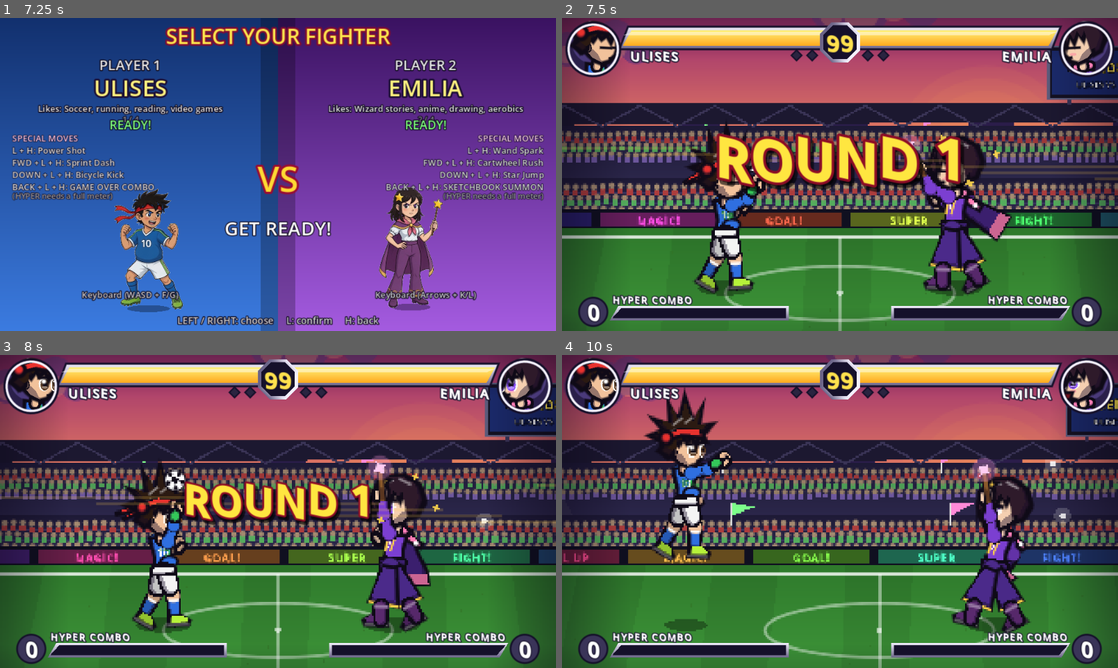
Above: before the commit, frames 1-4 (two rows, left to right).
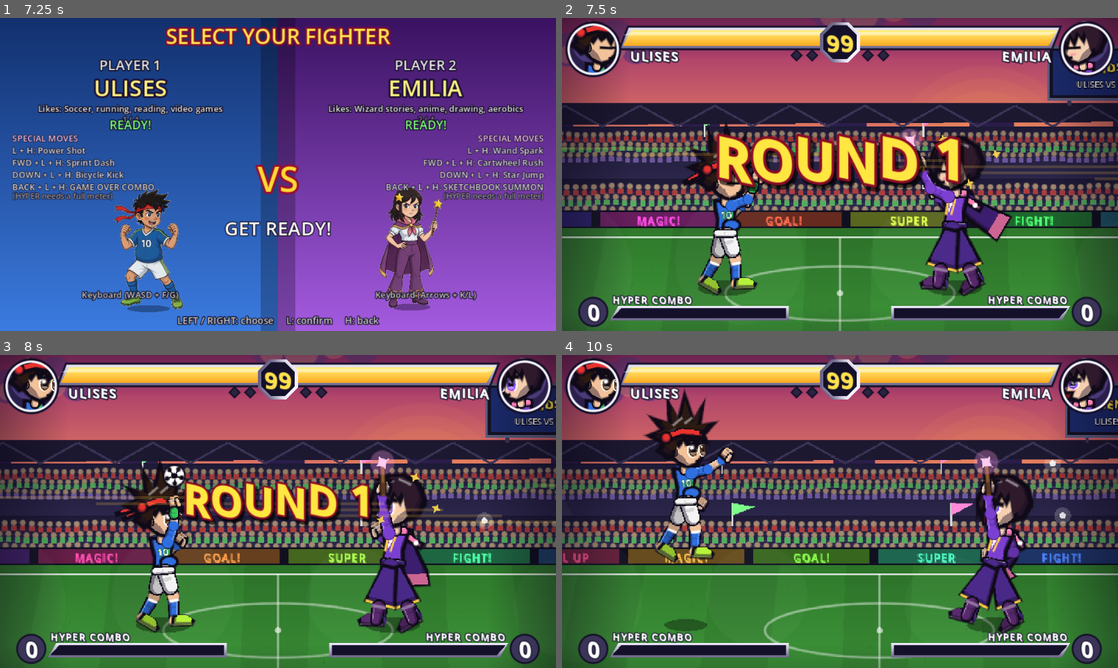
Above: after the commit, the same moments.

Repository: timoteoponce/fighting-game
Game: Godot game, scene res://scenes/main.tscn
The game is run twice, just before and just after one commit, with the same random seed, the same clock (stepped at 60 frames per second) and the same inputs.
Inputs:
- Up to frame 1 (7.25 s): tap Enter at 0.5, 4.35 s; hold D 0.53-1.28 s; tap F at 0.6, 6.6 s; hold S 1.28-2.03 s; tap G at 1.35 s; hold D 2.03-2.78 s; tap 1 at 2.1 s; hold W 2.78-3.53 s; tap K at 2.85 s; hold A 3.53-5.03 s; tap L at 3.6 s; hold S 5.03-5.78 s; tap Backspace at 5.1 s; hold D 5.78-6.53 s; tap R at 5.85 s; hold W from 6.53 s (still down)
- Up to frame 2 (7.5 s): release W at 7.28 s; hold D from 7.28 s (still down); tap G at 7.35 s
- Up to frame 3 (8 s): keep holding D
- Up to frame 4 (10 s): release D at 8.03 s; hold S 8.03-8.78 s; tap 1 at 8.1 s; hold A 8.78-9.53 s; tap K at 8.85 s; hold W from 9.53 s (still down); tap L at 9.6 s

Frame 1 is identical in both runs. In frame 2, 8.6% of the frame differs, in the area x 0-100%, y 2-100%; in frame 3, 9.6%; in frame 4, 11%.

Commit message:
Full high-res graphics overhaul, synthesized music, remove sprite system

Diff:
--- a/autoload/sfx.gd
+++ b/autoload/sfx.gd
@@ -205,7 +205,8 @@
 
 
 ## Tracks in music/ (ogg, wav, or mp3), next to the game or in the project.
-## They play in order, under the hits and the voices.
+## They play in order, under the hits and the voices. If no files exist,
+## a procedural chiptune loop is synthesized instead.
 func _start_music() -> void:
 	if "--test" in OS.get_cmdline_user_args():
 		return
@@ -219,12 +220,153 @@
 				_music_files.append(dir.path_join(name))
 	_music_files.sort()
 	if _music_files.is_empty():
+		_start_synth_music()
 		return
 	_music = AudioStreamPlayer.new()
 	_music.volume_db = -16.0
 	_music.finished.connect(_advance_music)
 	add_child(_music)
 	_play_music(0)
+
+
+# --- Procedural chiptune music ---------------------------------------------------
+
+const BPM := 140.0
+const BARS := 8
+const BEAT := 60.0 / BPM
+const STEP := BEAT / 4.0  # 16th notes
+const TOTAL_STEPS := BARS * 16
+const LOOP_DUR := TOTAL_STEPS * STEP
+
+# Note frequencies (Hz) for chiptune synthesis.
+const N_C3 := 130.81
+const N_D3 := 146.83
+const N_E3 := 164.81
+const N_F3 := 174.61
+const N_G3 := 196.0
+const N_A3 := 220.0
+const N_B3 := 246.94
+const N_C4 := 261.63
+const N_D4 := 293.66
+const N_E4 := 329.63
+const N_F4 := 349.23
+const N_G4 := 392.0
+const N_A4 := 440.0
+const N_B4 := 493.88
+const N_C5 := 523.25
+const N_D5 := 587.33
+const N_E5 := 659.25
+const N_G5 := 783.99
+const N_A5 := 880.0
+
+# I-V-vi-IV progression in C major.
+const PROG := [N_C3, N_G3, N_A3, N_F3]
+const PROG_BASS := [N_C3 * 0.5, N_G3 * 0.5, N_A3 * 0.5, N_F3 * 0.5]
+
+# Pentatonic melody patterns (scale degrees, 0 = rest).
+const MELODY_FIGHT := [
+	0, -1, 4, -1, 7, -1, 4, -1, 9, -1, 7, -1, 4, -1, 2, -1,
+	0, -1, 4, -1, 7, -1, 9, -1, 12, -1, 9, -1, 7, -1, 4, -1,
+	5, -1, 9, -1, 12, -1, 9, -1, 7, -1, 4, -1, 2, -1, 0, -1,
+	7, -1, 9, -1, 12, -1, 14, -1, 12, -1, 9, -1, 7, -1, 4, -1,
+]
+const MELODY_TITLE := [
+	0, -1, -1, -1, 4, -1, -1, -1, 7, -1, -1, -1, 4, -1, -1, -1,
+	5, -1, -1, -1, 9, -1, -1, -1, 7, -1, -1, -1, 4, -1, -1, -1,
+	0, -1, -1, -1, 4, -1, -1, -1, 7, -1, -1, -1, 9, -1, -1, -1,
+	5, -1, -1, -1, 4, -1, -1, -1, 2, -1, -1, -1, 0, -1, -1, -1,
+]
+
+var _synth_music: AudioStreamWAV
+var _synth_player: AudioStreamPlayer
+var _music_mode := "fight"
+
+
+func _start_synth_music() -> void:
+	_synth_music = _build_synth_loop()
+	_synth_player = AudioStreamPlayer.new()
+	_synth_player.volume_db = -16.0
+	_synth_player.stream = _synth_music
+	add_child(_synth_player)
+	_synth_player.play()
+
+
+func set_music_mode(mode: String) -> void:
+	_music_mode = mode
+	if _synth_player == null:
+		return
+	_synth_music = _build_synth_loop()
+	_synth_player.stream = _synth_music
+	_synth_player.play()
+
+
+func _build_synth_loop() -> AudioStreamWAV:
+	var n := int(LOOP_DUR * RATE)
+	var data := PackedByteArray()
+	data.resize(n * 2)
+	var raw := PackedFloat32Array()
+	raw.resize(n)
+	var melody: Array = MELODY_TITLE if _music_mode == "title" else MELODY_FIGHT
+	for i in n:
+		var t := float(i) / RATE
+		var step_f := t / STEP
+		var step_i := int(step_f) % TOTAL_STEPS
+		var bar := step_i / 16
+		var chord_idx := bar % 4
+		var bass_note: float = PROG_BASS[chord_idx]
+		var mel_note: float = 0.0
+		if step_i < melody.size():
+			var deg: int = melody[step_i]
+			if deg >= 0:
+				mel_note = _pentatonic(deg)
+		# Bass: square wave, 8th notes.
+		var bass_on := step_i % 2 == 0
+		var bass_sig := 0.0
+		if bass_on:
+			var bass_phase := fmod(t * bass_note, 1.0)
+			bass_sig = (1.0 if bass_phase < 0.5 else -1.0) * 0.25
+		# Lead: pulse wave, 16th notes with envelope.
+		var mel_sig := 0.0
+		if mel_note > 0.0:
+			var mel_phase := fmod(t * mel_note, 1.0)
+			var pulse := 1.0 if mel_phase < 0.4 else -0.6
+			var mel_env := minf(1.0, (step_f - step_i) * 8.0) * (1.0 - (step_f - step_i) * 0.5)
+			mel_sig = pulse * 0.18 * mel_env
+		# Drums.
+		var kick_sig := 0.0
+		if step_i % 8 == 0:
+			var kick_t := fmod(t, BEAT * 2.0)
+			if kick_t < 0.08:
+				var kick_phase := kick_t / 0.08
+				kick_sig = sin(TAU * (140.0 - 100.0 * kick_phase) * kick_t) * (1.0 - kick_phase) * 0.5
+		var snare_sig := 0.0
+		if step_i % 16 == 8:
+			var snare_t := fmod(t, BEAT * 2.0)
+			if snare_t < 0.06:
+				var snare_phase := snare_t / 0.06
+				snare_sig = (randf_range(-1.0, 1.0) * 0.5 + (1.0 if snare_phase < 0.5 else -1.0) * 0.3) * (1.0 - snare_phase) * 0.3
+		var hihat_sig := 0.0
+		if step_i % 4 == 2:
+			var hihat_t := fmod(t, BEAT * 0.5)
+			if hihat_t < 0.03:
+				var hihat_phase := hihat_t / 0.03
+				hihat_sig = randf_range(-1.0, 1.0) * (1.0 - hihat_phase) * 0.12
+		raw[i] = bass_sig + mel_sig + kick_sig + snare_sig + hihat_sig
+	for i in n:
+		data.encode_s16(i * 2, int(clampf(raw[i], -1.0, 1.0) * 32767.0))
+	var w := AudioStreamWAV.new()
+	w.format = AudioStreamWAV.FORMAT_16_BITS
+	w.mix_rate = RATE
+	w.stereo = false
+	w.data = data
+	return w
+
+
+func _pentatonic(degree: int) -> float:
+	var scale := [N_C4, N_D4, N_E4, N_G4, N_A4, N_C5, N_D5, N_E5, N_G5, N_A5]
+	var octave := degree / scale.size()
+	var idx := degree % scale.size()
+	return scale[idx] * pow(2.0, octave)
 
 
 func _advance_music() -> void:
--- a/characters/emilia.gd
+++ b/characters/emilia.gd
@@ -190,6 +190,8 @@
 
 
 func draw_props(r: FighterRenderer, s: Dictionary) -> void:
+	if r.prop == "":
+		return
 	var hand: Vector2 = s["hand_f"]
 	var d: Vector2 = (hand - s["elb_f"]).normalized()
 	var tip := hand + d * 22.0
--- a/characters/ulises.gd
+++ b/characters/ulises.gd
@@ -168,8 +168,8 @@
 
 
 func draw_props(r: FighterRenderer, s: Dictionary) -> void:
-	# Wristband.
-	r.part(s["elb_f"].lerp(s["hand_f"], 0.55), s["elb_f"].lerp(s["hand_f"], 0.7), 7.5, 7.0, r.colors["accent"])
+	if r.prop != "":
+		r.part(s["elb_f"].lerp(s["hand_f"], 0.55), s["elb_f"].lerp(s["hand_f"], 0.7), 7.5, 7.0, r.colors["accent"])
 	match r.prop:
 		"ball":
 			if r.prop_t < 12:
--- a/project.godot
+++ b/project.godot
@@ -21,8 +21,8 @@
 window/size/mode=3
 window/size/viewport_width=640
 window/size/viewport_height=360
-window/size/window_width_override=1280
-window/size/window_height_override=720
+window/size/window_width_override=1920
+window/size/window_height_override=1080
 window/stretch/mode="canvas_items"
 window/stretch/aspect="keep"
 
--- a/scripts/fight/fight.gd
+++ b/scripts/fight/fight.gd
@@ -4,10 +4,10 @@
 
 const STAGE_W := 1000.0
 const ZOOM := 1.2
-## The world renders into a low-res buffer (KOF-98 style pixels), shown at an
-## exact integer scale. PIXEL = buffer size / logical 640x360 screen.
-const PIXEL := 0.5
-const BUFFER_SIZE := Vector2i(320, 180)
+## The world renders at full logical resolution (640x360) with no pixelation.
+## PIXEL = buffer size / logical screen size.
+const PIXEL := 1.0
+const BUFFER_SIZE := Vector2i(640, 360)
 const HALF_VIEW := 320.0 / ZOOM
 const BASE_CAM_Y := 342.0 - 180.0 / ZOOM  # ground sits near the bottom of the screen
 const WALL := 24.0
--- a/scripts/fight/painted_fighter.gd
+++ /dev/null
@@ -1,152 +0,0 @@
-class_name PaintedFighter
-extends Node2D
-## Whole painted poses, swapped with the fighter's state. The drawings are not
-## bent. A walk is two steps, a jump is a jump picture, a hit is a hit picture.
-
-
-## Move id -> file in art/gameplay/<character>/, when that special was drawn.
-const MOVE_FILE := {
-	"power shot": "shot",
-	"sprint dash": "sprint",
-	"bicycle kick": "bicycle",
-	"wand spark": "spark",
-	"cartwheel rush": "rush",
-	"star jump": "star",
-	"chest pass": "pass",
-	"fast break": "break",
-	"crybaby flood": "cry",
-	"bark blast": "bark",
-	"puppy dash": "dash",
-	"moon howl": "howl",
-}
-
-## Poses every fighter tries to load. Missing ones fall back down the list in _key.
-const POSE_FILES := [
-	"idle", "walk_a", "walk_b", "crouch", "block", "jump", "strike", "hit", "down", "back",
-	"shot", "sprint", "bicycle", "spark", "rush", "star", "pass", "break", "cry", "bark", "dash", "howl",
-]
-
-const HEIGHT := 168.0
-
-var fighter: Fighter
-var _tex := {}
-
-
-func setup(f: Fighter) -> void:
-	fighter = f
-	texture_filter = CanvasItem.TEXTURE_FILTER_LINEAR
-	var id := f.def.id
-	for pose_name in POSE_FILES:
-		var path := "res://art/gameplay/%s/%s.png" % [id, pose_name]
-		if ResourceLoader.exists(path):
-			_tex[pose_name] = load(path)
-
-
-func has_art() -> bool:
-	return _tex.has("idle")
-
-
-func _process(_dt: float) -> void:
-	if fighter == null or not is_instance_valid(fighter):
-		return
-	visible = has_art() and fighter.visible
-	z_index = 2 if fighter.position.y < Fighter.GROUND_Y - 1.0 else 1
-	queue_redraw()
-
-
-func _key() -> String:
-	var key := "idle"
-	match fighter.state:
-		Fighter.S.WALK, Fighter.S.DASH:
-			key = _walk_key()
-		Fighter.S.BACKDASH:
-			key = "back" if _tex.has("back") else "walk_a"
-		Fighter.S.CROUCH:
-			key = "crouch"
-		Fighter.S.BLOCK:
-			key = "block" if _tex.has("block") else "crouch"
-		Fighter.S.JUMP:
-			key = "jump"
-		Fighter.S.LAUNCHED:
-			key = "hit" if fighter.vel.y > 2.0 and _tex.has("hit") else "jump"
-		Fighter.S.ATTACK:
-			key = _attack_key()
-		Fighter.S.HITSTUN, Fighter.S.THROWN:
-			key = "hit"
-		Fighter.S.KNOCKDOWN, Fighter.S.KO:
-			key = "down" if _tex.has("down") else "hit"
-		Fighter.S.GETUP:
-			key = "crouch"
-		Fighter.S.THROW:
-			key = "strike"
-		_:
-			key = "idle"
-	if not _tex.has(key):
-		key = "idle"
-	return key
-
-
-func _walk_key() -> String:
-	# Two drawn steps, held for 8 frames each. A fighter with only one step
-	# drawing flips it for the other step.
-	var phase := int(fighter.sf / 8) % 2
-	if phase == 1 and _tex.has("walk_b"):
-		return "walk_b"
-	if _tex.has("walk_a"):
-		return "walk_a"
-	return "idle"
-
-
-func _attack_key() -> String:
-	if fighter.move != null:
-		var file: String = MOVE_FILE.get(fighter.move.id, "")
-		if file != "" and _tex.has(file):
-			return file
-		# A rising special with no picture of its own uses the jump drawing.
-		if (fighter.move.air or fighter.move.rise_vel != Vector2.ZERO) and _tex.has("jump"):
-			return "jump"
-		if fighter.move.crouch and _tex.has("crouch"):
-			return "crouch"
-	if _tex.has("strike"):
-		return "strike"
-	return "idle"
-
-
-func _extra_flip() -> bool:
-	if not (fighter.state == Fighter.S.WALK or fighter.state == Fighter.S.DASH):
-		return false
-	if _tex.has("walk_b"):
-		return false
-	return int(fighter.sf / 8) % 2 == 1
-
-
-func _draw() -> void:
-	if fighter == null or fighter.fight == null or not _tex.has("idle"):
-		return
-	var key := _key()
-	var tex: Texture2D = _tex[key]
-	var zoom_k := fighter.fight.cam_z / Fight.ZOOM
-	var tw := float(tex.get_width())
-	var th := float(tex.get_height())
-	var h := HEIGHT * fighter.def.size * zoom_k
-	var w := h * tw / th
-	var cap := 280.0 * zoom_k
-	if key == "down" or w > cap:
-		w = minf(w, cap)
-		h = w * th / tw
-	var feet := fighter.fight.world_to_screen(fighter.position + fighter.renderer.position)
-	# The lowest pixel of a cropped drawing sits on the floor, including a knockdown.
-	var ay := 0.97 if key == "down" else 0.98
-	var flip := fighter.renderer.scale.x < 0.0
-	if _extra_flip():
-		flip = not flip
-	var origin := feet - Vector2(w * 0.5, h * ay)
-	var sx := w / tw
-	var sy := h / th
-	if flip:
-		origin.x += w
-		sx = -sx
-	var tint := Color(1.5, 1.5, 1.5) if fighter.flash > 0 else Color.WHITE
-	draw_set_transform(origin, 0.0, Vector2(sx, sy))
-	draw_texture(tex, Vector2.ZERO, tint)
-	draw_set_transform(Vector2.ZERO, 0.0, Vector2.ONE)
--- a/scripts/fight/stage.gd
+++ b/scripts/fight/stage.gd
@@ -112,15 +112,20 @@
 		if i % 2 == 0:
 			draw_colored_polygon(PackedVector2Array([Vector2(-300 + i * 64, 244), Vector2(-236 + i * 64, 244),
 				Vector2(-236 + i * 64 + (i - 13) * 8, 444), Vector2(-300 + i * 64 + (i - 13) * 8, 444)]), Color(0, 0, 0, 0.07))
-	draw_line(Vector2(-300, 252), Vector2(1300, 252), Color(1, 1, 1, 0.8), 3.0)
-	draw_line(Vector2(500, 252), Vector2(500, 444), Color(1, 1, 1, 0.45), 3.0)
-	draw_polyline(_closed(FighterRenderer.ellipse_pts(Vector2(500, 306), 110, 26, 0.0, 48)), Color(1, 1, 1, 0.45), 3.0, true)
+	draw_line(Vector2(-300, 252), Vector2(1300, 252), Color(1, 1, 1, 0.8), 2.0)
+	draw_line(Vector2(500, 252), Vector2(500, 444), Color(1, 1, 1, 0.45), 2.0)
+	draw_polyline(_closed(FighterRenderer.ellipse_pts(Vector2(500, 306), 110, 26, 0.0, 48)), Color(1, 1, 1, 0.45), 2.0, true)
 	draw_circle(Vector2(500, 306), 3.0, Color(1, 1, 1, 0.6))
 	for gx in [70.0, 930.0]:
 		_goal(Vector2(gx, 252), -1.0 if gx < 500.0 else 1.0)
 	for i in 60:
 		var p := Vector2(fmod(i * 131.7, 1600.0) - 300.0, 256.0 + fmod(i * 71.3, 120.0))
-		draw_line(p, p + Vector2(1, -3), Color(0.2, 0.45, 0.15, 0.6), 1.0)
+		draw_line(p, p + Vector2(1, -3), Color(0.2, 0.45, 0.15, 0.6), 0.8)
+	# Ground fog/haze.
+	for i in 8:
+		var fx := -200.0 + i * 200.0 + sin(t * 0.3 + i) * 30.0
+		var fy := 280.0 + sin(t * 0.5 + i * 1.3) * 8.0
+		draw_circle(Vector2(fx, fy), 60.0 + sin(t * 0.4 + i) * 15.0, Color(1, 1, 1, 0.03))
 
 
 func _cloud(c: Vector2, s: float) -> void:
@@ -255,7 +260,7 @@
 	draw_rect(Rect2(-300, 282, 1600, 3), Color(1, 1, 1, 0.12))
 	var mc := Vector2(500, 318)
 	for i in 3:
-		draw_polyline(_closed(FighterRenderer.ellipse_pts(mc, 240.0 - i * 40.0, 28.0 - i * 5.0, 0.0, 64)), Color(1, 0.45, 0.85, 0.35 - i * 0.08), 2.0, true)
+		draw_polyline(_closed(FighterRenderer.ellipse_pts(mc, 240.0 - i * 40.0, 28.0 - i * 5.0, 0.0, 64)), Color(1, 0.45, 0.85, 0.35 - i * 0.08), 1.5, true)
 	for i in 16:
 		var a := TAU * i / 16.0 + t * 0.3
 		var p := mc + Vector2(cos(a) * 220.0, sin(a) * 25.0)
@@ -264,6 +269,16 @@
 		var sx := fmod(i * 83.0 + t * 10.0, 1400.0) - 200.0
 		var sy := 60.0 + fmod(i * 47.0, 220.0) + sin(t + i) * 8.0
 		draw_colored_polygon(FighterRenderer.star_pts(Vector2(sx, sy), 3.0, 1.2, 4, t), Color(1, 0.85, 1, 0.3 + 0.3 * sin(t * 3.0 + i)))
+	# Dust motes in light beams.
+	for i in 12:
+		var dx := 350.0 + fmod(i * 173.0 + t * 8.0, 300.0)
+		var dy := 100.0 + fmod(i * 97.0, 180.0) + sin(t * 0.8 + i) * 10.0
+		draw_circle(Vector2(dx, dy), 1.2, Color(1, 0.95, 0.8, 0.4 + 0.3 * sin(t * 2.0 + i)))
+	# Ground fog/haze.
+	for i in 6:
+		var fx := -100.0 + i * 250.0 + sin(t * 0.25 + i) * 40.0
+		var fy := 300.0 + sin(t * 0.4 + i * 1.5) * 6.0
+		draw_circle(Vector2(fx, fy), 50.0 + sin(t * 0.3 + i) * 12.0, Color(0.6, 0.5, 1, 0.04))
 
 
 func _bookshelf(pos: Vector2, seed: int) -> void:
--- a/scripts/fighter/fighter_renderer.gd
+++ b/scripts/fighter/fighter_renderer.gd
@@ -16,11 +16,12 @@
 const NECK := 4.0
 const UPPER := 15.0
 const FORE := 14.0
+const WRIST := 4.0
+const ANKLE := 3.5
 const HEAD := 11.0
 const HEAD_SCALE := 1.45  # default head size; each character sets its own in `CharacterDef.head_scale`
-## Ink line weight around every limb and shape. Thick lines are what make it
-## read as a cartoon rather than a painted figure at 320x180.
-const INK := 2.4
+## Ink line weight around every limb and shape. Thinner at full resolution.
+const INK := 1.2
 
 const POSES := {
 	"idle": {"lean": 6, "head": 0, "arm_f": 30, "elb_f": 80, "arm_b": 45, "elb_b": 95,
@@ -49,6 +50,8 @@
 	"thrown": {"lean": -20, "head": -16, "arm_f": 150, "elb_f": 20, "arm_b": 165, "elb_b": 25,
 		"leg_f": 30, "knee_f": 40, "leg_b": -12, "knee_b": 30},
 	"intro": {},
+	"walk": {"lean": 8, "head": -2, "arm_f": 40, "elb_f": 70, "arm_b": 55, "elb_b": 85,
+		"leg_f": 30, "knee_f": 25, "leg_b": -20, "knee_b": 18, "hip": -42, "ground": 1},
 }
 
 var def: CharacterDef
@@ -195,23 +198,27 @@
 	s["hip_f"] = perp * 2.0
 	s["hip_b"] = -perp * 2.0
 	s["knee_f"] = s["hip_f"] + dir(p["leg_f"]) * THIGH
-	s["foot_f"] = s["knee_f"] + dir(p["leg_f"] - p["knee_f"]) * SHIN
+	s["ankle_f"] = s["knee_f"] + dir(p["leg_f"] - p["knee_f"]) * SHIN
+	s["foot_f"] = s["ankle_f"] + dir(p["leg_f"] - p["knee_f"] + 90.0) * ANKLE
 	s["knee_b"] = s["hip_b"] + dir(p["leg_b"]) * THIGH
-	s["foot_b"] = s["knee_b"] + dir(p["leg_b"] - p["knee_b"]) * SHIN
+	s["ankle_b"] = s["knee_b"] + dir(p["leg_b"] - p["knee_b"]) * SHIN
+	s["foot_b"] = s["ankle_b"] + dir(p["leg_b"] - p["knee_b"] + 90.0) * ANKLE
 	s["neck"] = up * TORSO
 	# Torso twist: a reaching front arm drags its shoulder forward, the back one pulls away.
 	var twist := clampf((float(p["arm_f"]) - 45.0) / 50.0, -0.6, 1.0)
 	s["sh_f"] = up * (TORSO - 3.0 - absf(twist) * 1.5) + perp * (1.5 + twist * 4.0)
 	s["sh_b"] = up * (TORSO - 2.5) - perp * (3.0 + twist * 2.0)
 	s["elb_f"] = s["sh_f"] + dir(p["arm_f"]) * UPPER
-	s["hand_f"] = s["elb_f"] + dir(p["arm_f"] + p["elb_f"]) * FORE
+	s["wrist_f"] = s["elb_f"] + dir(p["arm_f"] + p["elb_f"]) * FORE
+	s["hand_f"] = s["wrist_f"] + dir(p["arm_f"] + p["elb_f"] + 15.0) * WRIST
 	s["elb_b"] = s["sh_b"] + dir(p["arm_b"]) * UPPER
-	s["hand_b"] = s["elb_b"] + dir(p["arm_b"] + p["elb_b"]) * FORE
+	s["wrist_b"] = s["elb_b"] + dir(p["arm_b"] + p["elb_b"]) * FORE
+	s["hand_b"] = s["wrist_b"] + dir(p["arm_b"] + p["elb_b"] + 15.0) * WRIST
 	var head_ang := lean * 0.5 + deg_to_rad(float(p["head"]))
 	s["head"] = s["neck"] + up.rotated(head_ang - lean) * (NECK + HEAD * 0.8 * hs)
 	var rot := deg_to_rad(float(p["rot"]))
-	var pts := ["hip", "hip_f", "hip_b", "knee_f", "foot_f", "knee_b", "foot_b", "neck", "sh_f", "sh_b",
-		"elb_f", "hand_f", "elb_b", "hand_b", "head"]
+	var pts := ["hip", "hip_f", "hip_b", "knee_f", "ankle_f", "foot_f", "knee_b", "ankle_b", "foot_b",
+		"neck", "sh_f", "sh_b", "elb_f", "wrist_f", "hand_f", "elb_b", "wrist_b", "hand_b", "head"]
 	for k in pts:
 		s[k] = (s[k] as Vector2).rotated(rot)
 	var offset := Vector2(0, float(p["hip"]))
@@ -245,29 +252,36 @@
 		_draw_head(s)
 		return
 	var b := def.build  # limb thickness: skinny < 1 < chunky
+	var open := expr == "happy" or expr == "smug"
 	def.draw_behind(self, s)
 	_smears(s)
 	# Back arm and leg: darker, they're further away.
 	part(s["sh_b"], s["elb_b"], 8.0 * b, 7.0 * b, dk(c["sleeve"]))
-	part(s["elb_b"], s["hand_b"], 6.5 * b, 5.5 * b, dk(c["forearm"]))
+	part(s["elb_b"], s["wrist_b"], 6.5 * b, 5.5 * b, dk(c["forearm"]))
 	_weld_arm(s, "b", b, dk(c["sleeve"]))
-	fist(s["hand_b"], dk(c["hands"]), s["hand_b"] - s["elb_b"])
+	if open:
+		open_hand(s["hand_b"], dk(c["hands"]), s["hand_b"] - s["wrist_b"])
+	else:
+		fist(s["hand_b"], dk(c["hands"]), s["hand_b"] - s["wrist_b"])
 	part(s["hip_b"], s["knee_b"], 11.0 * b, 8.5 * b, dk(c["pants"]))
-	part(s["knee_b"], s["foot_b"], 8.5 * b, 6.5 * b, dk(c["legs"]))
+	part(s["knee_b"], s["ankle_b"], 8.5 * b, 6.5 * b, dk(c["legs"]))
 	_weld_leg(s, "b", b, dk(c["pants"]))
 	shoe(s["foot_b"], s["foot_dir_b"], dk(c["shoes"]))
 	torso(s)
 	def.draw_torso(self, s)
 	part(s["hip_f"], s["knee_f"], 11.0 * b, 8.5 * b, c["pants"])
-	part(s["knee_f"], s["foot_f"], 8.5 * b, 6.5 * b, c["legs"])
+	part(s["knee_f"], s["ankle_f"], 8.5 * b, 6.5 * b, c["legs"])
 	_weld_leg(s, "f", b, c["pants"])
 	shoe(s["foot_f"], s["foot_dir_f"], c["shoes"])
 	def.draw_over_legs(self, s)
 	_draw_head(s)
 	part(s["sh_f"], s["elb_f"], 8.0 * b, 7.0 * b, c["sleeve"])
-	part(s["elb_f"], s["hand_f"], 6.5 * b, 5.5 * b, c["forearm"])
+	part(s["elb_f"], s["wrist_f"], 6.5 * b, 5.5 * b, c["forearm"])
 	_weld_arm(s, "f", b, c["sleeve"])
-	fist(s["hand_f"], c["hands"], s["hand_f"] - s["elb_f"])
+	if open:
+		open_hand(s["hand_f"], c["hands"], s["hand_f"] - s["wrist_f"])
+	else:
+		fist(s["hand_f"], c["hands"], s["hand_f"] - s["wrist_f"])
 	def.draw_props(self, s)
 	_draw_emotes(s)
 
@@ -366,9 +380,8 @@
 					]), col, 1.3, true)
 
 
-## Motion smear: a translucent streak from where a fast limb was last frame to
-## where it is now. Two frames of a hard kick read as one continuous arc instead
-## of two disconnected legs — the cheapest big win in hand-drawn animation.
+## Motion smear: translucent streaks trailing fast limbs. Multiple frames of a
+## hard kick read as one continuous arc instead of disconnected legs.
 func _smears(s: Dictionary) -> void:
 	if prev_sk.is_empty():
 		return
@@ -382,7 +395,10 @@
 			continue
 		var w: float = 7.0 if joint.begins_with("foot") else 5.5
 		var fade := clampf(d.length() / 40.0, 0.18, 0.5)
-		draw_colored_polygon(capsule_pts(a, b, w * 0.35, w * 0.6), Color(1, 1, 1, fade * 0.55))
+		# Two trailing ghosts at different opacities for a smoother arc.
+		var mid := a.lerp(b, 0.5)
+		draw_colored_polygon(capsule_pts(a, mid, w * 0.3, w * 0.5), Color(1, 1, 1, fade * 0.35))
+		draw_colored_polygon(capsule_pts(mid, b, w * 0.35, w * 0.6), Color(1, 1, 1, fade * 0.55))
 
 
 func _draw_head(s: Dictionary) -> void:
@@ -401,8 +417,8 @@
 
 static func head_shape() -> PackedVector2Array:
 	var pts := PackedVector2Array()
-	for i in 13:
-		var a := deg_to_rad(160.0 + 200.0 * i / 12.0)
+	for i in 20:
+		var a := deg_to_rad(160.0 + 200.0 * i / 19.0)
 		pts.append(Vector2(cos(a), sin(a)) * HEAD + Vector2(0, -3))
 	pts.append_array(PackedVector2Array([Vector2(11.6, 1.5), Vector2(10.5, 5.5), Vector2(7, 9.5), Vector2(3, 10.8),
 		Vector2(-1, 9.5), Vector2(-5, 6.5), Vector2(-8.5, 3)]))
@@ -431,10 +447,10 @@
 	var d := b - a
 	var base := d.angle() if d.length_squared() > 0.0001 else PI * 0.5
 	var pts := PackedVector2Array()
-	for i in 7:
-		pts.append(b + Vector2.from_angle(base + PI * 0.5 - PI * i / 6.0) * r2)
-	for i in 7:
-		pts.append(a + Vector2.from_angle(base - PI * 0.5 - PI * i / 6.0) * r1)
+	for i in 10:
+		pts.append(b + Vector2.from_angle(base + PI * 0.5 - PI * i / 9.0) * r2)
+	for i in 10:
+		pts.append(a + Vector2.from_angle(base - PI * 0.5 - PI * i / 9.0) * r1)
 	return pts
 
 
@@ -446,14 +462,16 @@
 func _weld_arm(s: Dictionary, side: String, b: float, col: Color) -> void:
 	weld(s["elb_" + side], 3.5 * b, col)
 	weld(s["sh_" + side], 4.0 * b, col)
+	weld(s["wrist_" + side], 3.0 * b, col)
 
 
 func _weld_leg(s: Dictionary, side: String, b: float, col: Color) -> void:
 	weld(s["knee_" + side], 4.25 * b, col)
 	weld(s["hip_" + side], 5.5 * b, col)
-
-
-## A cel-shaded tapered limb: outline, shadow, lit side and a highlight.
+	weld(s["ankle_" + side], 3.5 * b, col)
+
+
+## A cel-shaded tapered limb: outline, shadow, lit side, muscle tone and rim light.
 func part(a: Vector2, b: Vector2, w1: float, w2: float, col: Color) -> void:
 	var r1 := w1 * 0.5
 	var r2 := w2 * 0.5
@@ -463,9 +481,17 @@
 	var n := Vector2(-d.y, d.x)
 	if n.dot(LIGHT) < 0.0:
 		n = -n
-	# Flat two-tone cel shading: a big lit area and a thin shadow edge. No rim
-	# light or gloss — that was the anime-painting look; cartoons keep it flat.
+	# Lit area.
 	draw_colored_polygon(capsule_pts(a + n * r1 * 0.22, b + n * r2 * 0.22, r1 * 0.8, r2 * 0.8), col)
+	# Muscle tone: a subtle mid-shade stripe along the limb.
+	var mid := a.lerp(b, 0.45)
+	var md := (b - a).normalized()
+	var mn := Vector2(-md.y, md.x)
+	if mn.dot(LIGHT) < 0.0:
+		mn = -mn
+	draw_colored_polygon(capsule_pts(mid - mn * r1 * 0.3, mid + mn * r1 * 0.3, r1 * 0.25, r2 * 0.25), col.darkened(0.12))
+	# Rim light on the lit edge.
+	draw_line(a + n * r1 * 0.75, b + n * r2 * 0.75, hl(col), 0.5, true)
 
 
 func ball(p: Vector2, r: float, col: Color) -> void:
@@ -490,10 +516,38 @@
 	var n := Vector2(-d.y, d.x)
 	var box := PackedVector2Array([p - n * 3.6 - d * 1.5, p + n * 3.6 - d * 1.5, p + n * 4.0 + d * 3.2,
 		p + n * 2.8 + d * 5.2, p - n * 2.8 + d * 5.2, p - n * 4.0 + d * 3.2])
-	shaded_poly(box, col, 1.6, 0.78)
-	for k in [-1.4, 1.4]:
-		draw_line(p + n * k + d * 2.4, p + n * k + d * 4.6, shade(col), 0.9, true)
-	part(p + n * 3.2 - d * 0.5, p + n * 2.6 + d * 2.6, 2.6, 2.4, col)
+	shaded_poly(box, col, 1.2, 0.78)
+	# Individual finger segments.
+	for k in [-2.6, -0.9, 0.9, 2.6]:
+		var fw := 1.0 - absf(k) * 0.12
+		draw_line(p + n * k * fw + d * 2.8, p + n * k * fw + d * 4.8, shade(col), 0.7, true)
+	# Thumb.
+	part(p + n * 3.0 - d * 0.5, p + n * 2.4 + d * 2.8, 2.2, 2.0, col)
+	# Knuckle highlight.
+	draw_line(p - n * 2.8 + d * 3.4, p + n * 2.8 + d * 3.4, hl(col), 0.6, true)
+
+
+## An open hand with spread fingers, for win/intro poses.
+func open_hand(p: Vector2, col: Color, d := Vector2.DOWN) -> void:
+	draw_set_transform(p, 0.0, Vector2.ONE * EXTREMITY)
+	_open_hand(Vector2.ZERO, col, d)
+	draw_set_transform(Vector2.ZERO, 0.0, Vector2.ONE)
+
+
+func _open_hand(p: Vector2, col: Color, d: Vector2) -> void:
+	d = d.normalized()
+	var n := Vector2(-d.y, d.x)
+	# Palm.
+	var palm := PackedVector2Array([p - n * 3.0 - d * 1.0, p + n * 3.0 - d * 1.0,
+		p + n * 3.4 + d * 2.0, p - n * 3.4 + d * 2.0])
+	shaded_poly(palm, col, 1.0, 0.8)
+	# Four fingers.
+	for k: float in [-2.4, -0.8, 0.8, 2.4]:
+		var fw := 1.0 - absf(k) * 0.1
+		var tip := p + n * k * fw + d * (5.5 + (1.0 if k == 0.0 else 0.0))
+		part(p + n * k * fw + d * 2.0, tip, 1.6, 1.2, col)
+	# Thumb.
+	part(p + n * 2.8, p + n * 4.5 + d * 1.5, 2.0, 1.6, col)
 
 
 ## Filled polygon with an outline. Self-intersecting shapes (a twisted cape)
@@ -578,8 +632,10 @@
 	var up := Vector2(fwd.y, -fwd.x)
 	var pts := PackedVector2Array([foot - fwd * 3.0 + up * 3.0, foot + fwd * 5.0 + up * 3.0, foot + fwd * 10.0 - up * 0.5,
 		foot + fwd * 9.0 - up * 3.0, foot - fwd * 4.0 - up * 3.0])
-	shaded_poly(pts, col, 1.8, 0.75)
-	draw_line(foot - fwd * 4.0 - up * 2.6, foot + fwd * 9.0 - up * 2.6, OUT.lightened(0.3), 1.5, true)
+	shaded_poly(pts, col, 1.2, 0.75)
+	draw_line(foot - fwd * 4.0 - up * 2.6, foot + fwd * 9.0 - up * 2.6, OUT.lightened(0.3), 1.0, true)
+	# Sole detail.
+	draw_line(foot - fwd * 3.0 - up * 2.8, foot + fwd * 8.0 - up * 2.8, shade(col), 0.8, true)
 
 
 func torso(s: Dictionary) -> void:
Binary file removed: art/gameplay/charlie/back.png
Binary file removed: art/gameplay/charlie/break.png
Binary file removed: art/gameplay/charlie/crouch.png
Binary file removed: art/gameplay/charlie/cry.png
Binary file removed: art/gameplay/charlie/down.png
Binary file removed: art/gameplay/charlie/hit.png
Binary file removed: art/gameplay/charlie/idle.png
Binary file removed: art/gameplay/charlie/jump.png
Binary file removed: art/gameplay/charlie/pass.png
Binary file removed: art/gameplay/charlie/strike.png
Binary file removed: art/gameplay/charlie/walk_a.png
Binary file removed: art/gameplay/charlie/walk_b.png
(and 37 more such lines)
